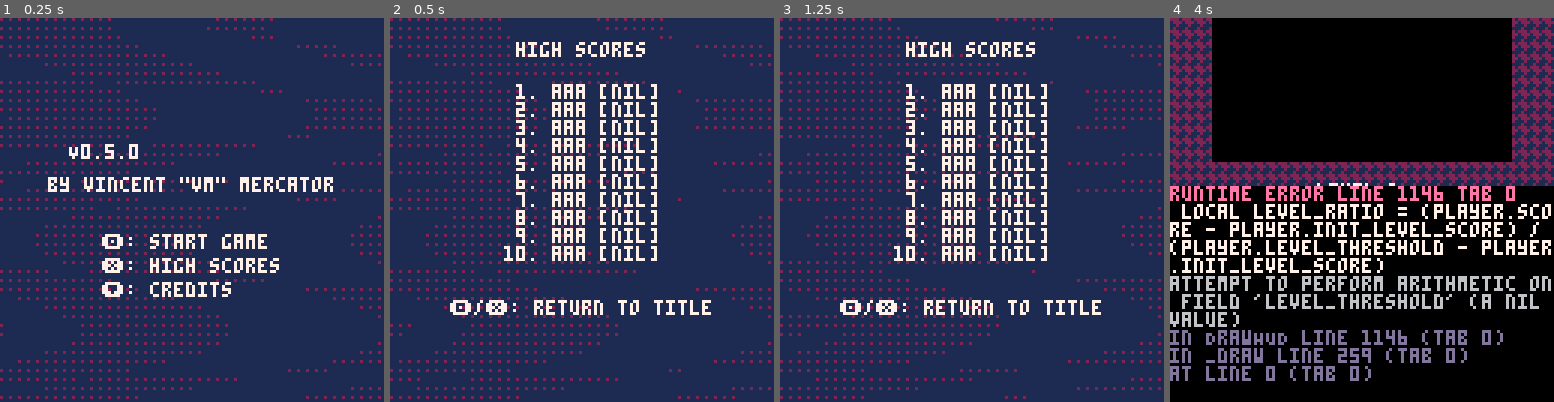
Above: before the commit, frames 1-4 (left to right).
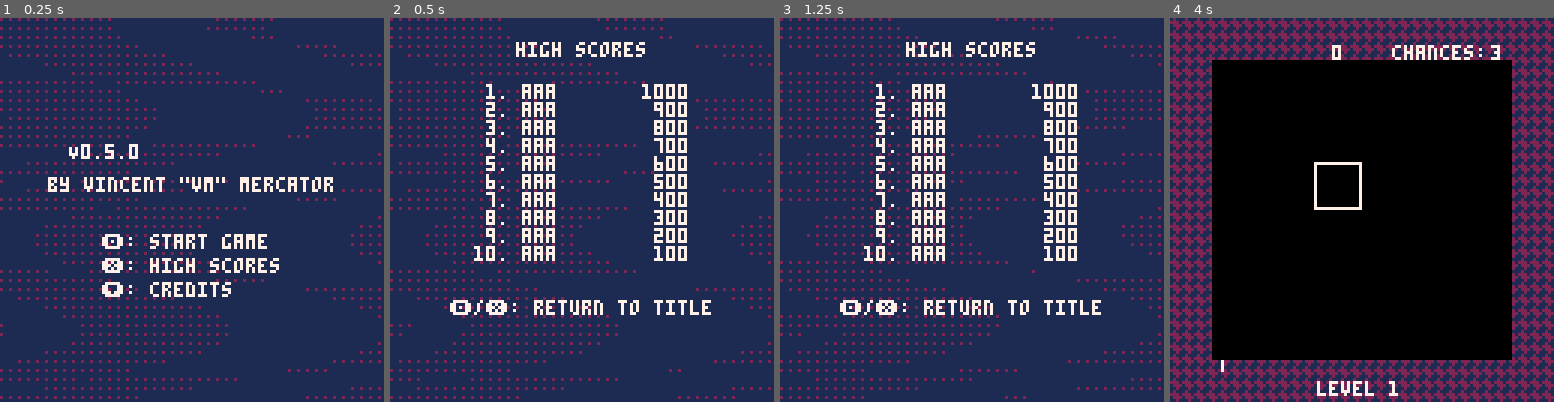
Above: after the commit, the same moments.

Repository: vm70/stratagem
Game: PICO-8 cartridge src/main.p8
Two runs of this game, one before a commit and one after it. Both use one fixed random seed, a clock stepped at 60 frames per second and the inputs below.
Inputs (mouse positions are in pixels of both pictures, inside the frame that each line leads up to):
- Up to frame 1 (0.25 s): no input
- Up to frame 2 (0.5 s): tap X (X key) at 0.33 s
- Up to frame 3 (1.25 s): click (1060, 121) at 0.67 s; tap O (Z key) at 0.7 s; tap X (X key) at 1.07 s; click (826, 267) at 1.22 s
- Up to frame 4 (4 s): hold Right 1.6-2.1 s; tap O (Z key) every 0.4 s from 1.7 to 3.7 s; click (1277, 114) at 1.77 s; tap X (X key) at 1.85, 2.97 s; hold Up 2.15-2.42 s; click (1342, 259) at 2.32 s; hold Right 2.47-3.03 s; click (1404, 106) at 2.87 s; hold Left 3.08-3.58 s; click (1465, 256) at 3.42 s; hold Down 3.63-3.97 s; click (1231, 102) at 3.97 s

Frame 1 is identical in both runs. In frame 2, 8.9% of the frame differs, in the area x 21-78%, y 17-64%; in frame 3, 8.9%; in frame 4, 49%, in the area x 0-100%, y 0-100%.
Error before the commit: runtime error line 1146 tab 0; local level_ratio = (player.score - player.init_level_score) / (player.level_threshold - player.init_level_score); attempt to pe…

Commit message:
Finish score shift refactoring for other functions

Diff:
--- a/src/grid.lua
+++ b/src/grid.lua
@@ -80,10 +80,15 @@
 		if player ~= nil then
 			player.combo = player.combo + 1
 			sfx(min(player.combo, 7), -1, 0, 4) -- combo sound effects are #1-7
-			local move_score = MatchScore(player.level, player.combo, #match_list)
-			player.score = player.score + move_score
-			player.last_match =
-				{ move_score = move_score, x = coords.x, y = coords.y, gem_type = gem_type, match_list = match_list }
+			local shifted_match_score = ShiftedMatchScore(player.level, player.combo, #match_list)
+			player.shifted_score = player.shifted_score + shifted_match_score
+			player.last_match = {
+				shifted_match_score = shifted_match_score,
+				x = coords.x,
+				y = coords.y,
+				gem_type = gem_type,
+				match_list = match_list,
+			}
 		end
 		return true
 	end
--- a/src/main.lua
+++ b/src/main.lua
@@ -53,9 +53,9 @@
 ---@type Player # table containing player information
 Player = {
 	grid_cursor = nil,
-	score = 0,
-	init_level_score = 0,
-	level_threshold = L1_THRESHOLD,
+	shifted_score = 0,
+	shifted_init_level_score = 0,
+	shifted_level_threshold = SHIFTED_L1_THRESHOLD,
 	level = 1,
 	chances = 3,
 	combo = 0,
@@ -93,9 +93,9 @@
 -- Initialize the player for starting the game
 function InitPlayer()
 	Player.grid_cursor = { x = 3, y = 3 }
-	Player.score = 0
-	Player.init_level_score = 0
-	Player.level_threshold = L1_THRESHOLD
+	Player.shifted_score = 0
+	Player.shifted_init_level_score = 0
+	Player.shifted_level_threshold = SHIFTED_L1_THRESHOLD
 	Player.level = 1
 	Player.chances = 3
 	Player.combo = 0
@@ -145,12 +145,11 @@
 ---@param player Player
 function LevelUp(player)
 	player.level = player.level + 1
-	player.init_level_score = player.score
+	player.shifted_init_level_score = player.shifted_score
 	-- number of matches needed to advance to the next level (w/o bonus)
 	local match_threshold = L1_MATCHES + 20 * (player.level - 1)
-	-- the number of points for a 3-gem match on this level
-	local base_level_points = ((player.level - 1) * 2) + BASE_MATCH_PTS
-	player.level_threshold = player.init_level_score + match_threshold * base_level_points
+	player.shifted_level_threshold = player.shifted_init_level_score
+		+ match_threshold * ShiftedMatchScore(player.level, 1, 3)
 end
 
 -- Get the corresponding ordinal indicator for the place number (e.g., 5th for 5)
@@ -504,7 +503,7 @@
 		if ClearFirstGridMatch(Grid, Player) then
 			FrameCounter = 0
 			CartState = STATES.show_match_points
-		elseif Player.score >= Player.level_threshold then
+		elseif Player.shifted_score >= Player.shifted_level_threshold then
 			Player.combo = 0
 			FrameCounter = 0
 			CartState = STATES.level_up_transition
@@ -543,7 +542,7 @@
 		end
 	elseif CartState == STATES.game_over then
 		if btnp(0) or btnp(1) or btnp(2) or btnp(3) or btnp(4) or btnp(5) then
-			Player.placement = FindPlacement(Leaderboard, Player.score)
+			Player.placement = FindPlacement(Leaderboard, Player.shifted_score)
 			if Player.placement == nil then
 				FrameCounter = 0
 				CartState = STATES.game_over_fade
@@ -563,7 +562,7 @@
 		MoveScoreCursor()
 		-- state transitions
 		if IsDoneEntering(Player) then
-			UpdateLeaderboard(Leaderboard, Player.letter_ids, Player.score)
+			UpdateLeaderboard(Leaderboard, Player.letter_ids, Player.shifted_score)
 			SaveLeaderboard(Leaderboard)
 			music(24)
 			FrameCounter = 0
--- a/src/ui.lua
+++ b/src/ui.lua
@@ -275,11 +275,12 @@
 ---@param player Player
 function DrawHUD(player)
 	-- the `chr(3) .. f` statement moves the text back one pixel
-	print("score:" .. chr(3) .. "h" .. LeftPad(tostr(player.score), " ", 5), 18, 9, 7)
+	print(LeftPad(tostr(player.shifted_score, 0x2), " ", 10), 18, 9, 7)
 	print("chances:" .. chr(3) .. "h" .. max(player.chances, 0), 74, 9, 7)
 	print("level " .. player.level, 49, 121, 7)
 	-- calculate level completion ratio
-	local level_ratio = (player.score - player.init_level_score) / (player.level_threshold - player.init_level_score)
+	local level_ratio = (player.shifted_score - player.shifted_init_level_score)
+		/ (player.shifted_level_threshold - player.shifted_init_level_score)
 	level_ratio = min(level_ratio, 1)
 	local rect_length = (93 * level_ratio)
 	rectfill(17, 114, 17 + rect_length, 117, 7)
@@ -307,10 +308,10 @@
 ---@param leaderboard HighScore[]
 function DrawLeaderboard(leaderboard)
 	Printc("high scores", 64, 8, 7)
-	for i, score in ipairs(leaderboard) do
-		local padded_place = LeftPad(tostr(i), " ", 2) .. ". "
-		local padded_score = LeftPad(tostr(score.score), " ", 5)
-		Printc(padded_place .. score.initials .. " " .. padded_score, 64, 16 + 6 * i, 7)
+	for entry_idx, entry in ipairs(leaderboard) do
+		local padded_place = LeftPad(tostr(entry_idx), " ", 2) .. ". "
+		local padded_score = LeftPad(tostr(entry.shifted_score, 0x2), " ", 10)
+		Printc(padded_place .. entry.initials .. " " .. padded_score, 64, 16 + 6 * entry_idx, 7)
 	end
 	Printc("\142/\151: return to title", 64, 94, 7)
 end
@@ -396,7 +397,7 @@
 		end
 		-- draw match point number
 		print(
-			chr(2) .. "0" .. player.last_match.move_score,
+			chr(2) .. "0" .. tostr(player.last_match.shifted_match_score, 0x2),
 			16 * player.last_match.x + 1,
 			16 * player.last_match.y + 1,
 			GEM_COLORS[player.last_match.gem_type]
